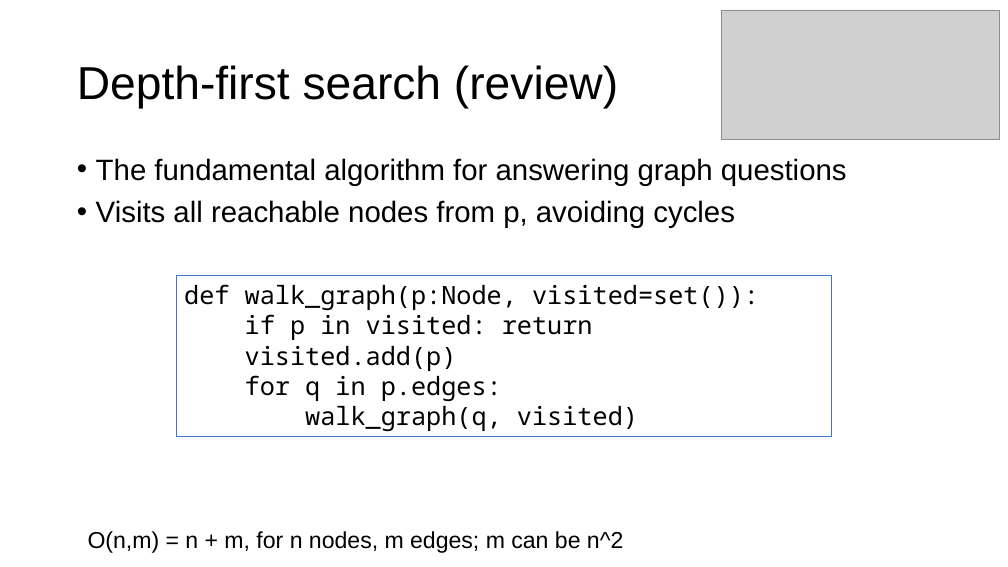
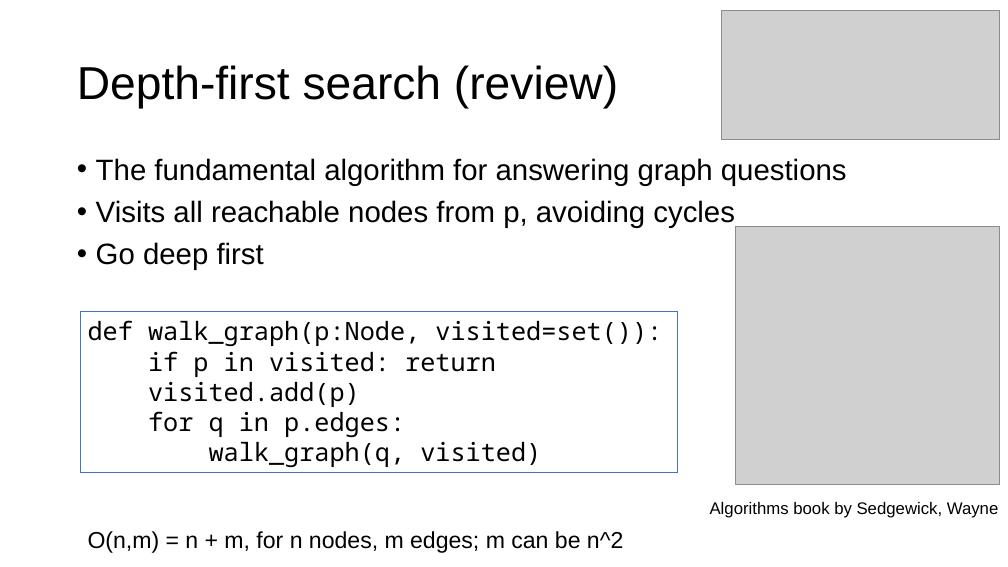
Before and after one commit to parrt/msds689, a slide deck: slide 9 of notes/graphs.pptx (slide 8 before the commit). Drawn at 1008x567 pixels with LibreOffice and Linux fonts; fonts in the diff are those of the drawing; grey boxes stand for pictures; background and template pictures are left out. Boxes give left, top, right and bottom in pixels: in the first picture for what was removed or moved away, otherwise in the second. Text is boxed around its words. In the diff, an @@ line names an element or a change of style, - is before the commit and + after.

```diff
--- a/notes/graphs.pptx
+++ b/notes/graphs.pptx
@@ picture added at box(736, 227, 1000, 484) @@
@@ text at box(96, 242, 264, 270): paragraph added @@
+• Go deep first
@@ rectangle "def walk_graph(p:Node, visited=set()):": place and size @@
-rectangle "def walk_graph(p:Node, visited=set()):" at box(177, 276, 832, 436)
+rectangle "def walk_graph(p:Node, visited=set()):" at box(80, 312, 678, 473)
@@ text added at box(710, 502, 999, 518), 16 pt, text #000000 @@
+Algorithms book by Sedgewick, Wayne
```
Also in this commit, not shown: 2 other slides changed, 1 slide added, 1 other file.
